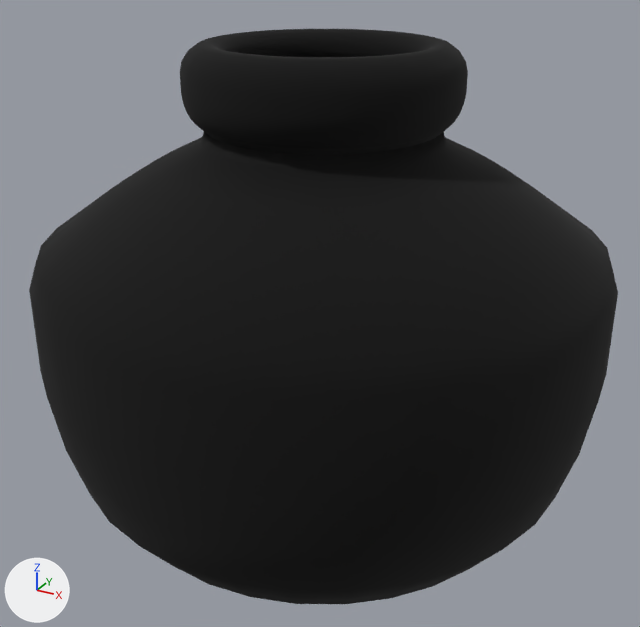
Before and after pictures for a commit that changed the FBX model Assets/models/Environment/prefabs/pots/short clay pot.fbx.
Camera for both pictures: a 50 mm camera at (2.86, -5.26, 2.54) aimed at (0.01, -0.06, -0.05). Lighting does not change. The marker at lower left points along +X, +Y and +Z. The picture after the commit comes second.
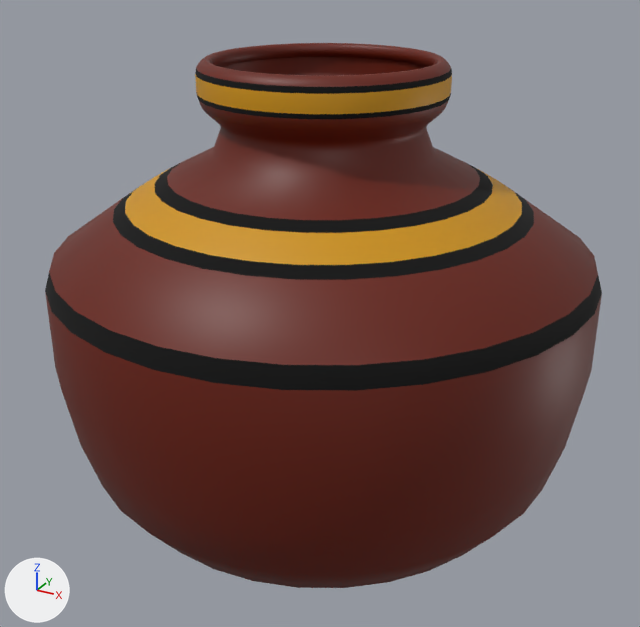
Pixel boxes (x1, y1, x2, y2) of what changed, in the pictures (640 x 627 px):
'Circle', reshaped
    before: (29, 29, 618, 604)
    after: (45, 43, 602, 588)
part 1 of me_circle, deleted (black)
    before: (29, 29, 618, 604)

The edits, one by one:
me_circle is used by ob_circle; location (0.0, 0.0, -1.636).
me_circle had 3588 vertices, 3648 faces and spanned x -2.02..2.02, y -2.02..2.02, z -0.04..3.48.
me_circle now has 1794 vertices, 1824 faces and spans x -1.92..1.92, y -1.92..1.92, z 0.06..3.38.
me_circle part 1: the loose piece of 1794 vertices spanning x -2.02..2.02, y -2.02..2.02, z -0.04..3.48 is deleted.
me_circle no longer uses material mat_material_001 (black #000000).
